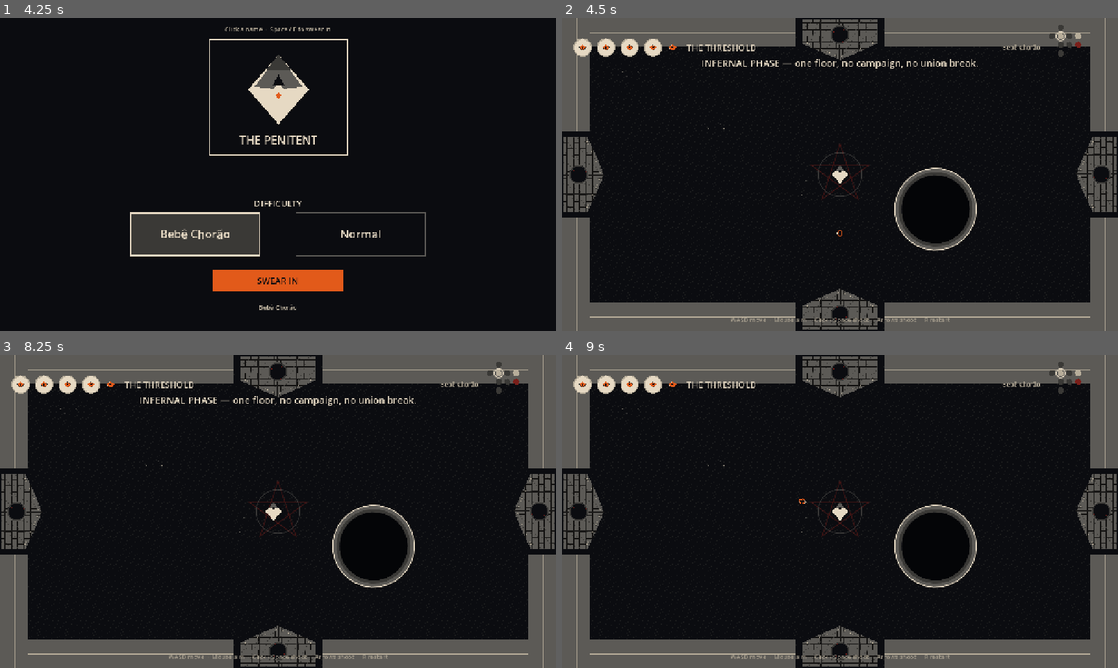
Above: before the commit, frames 1-4 (two rows, left to right).
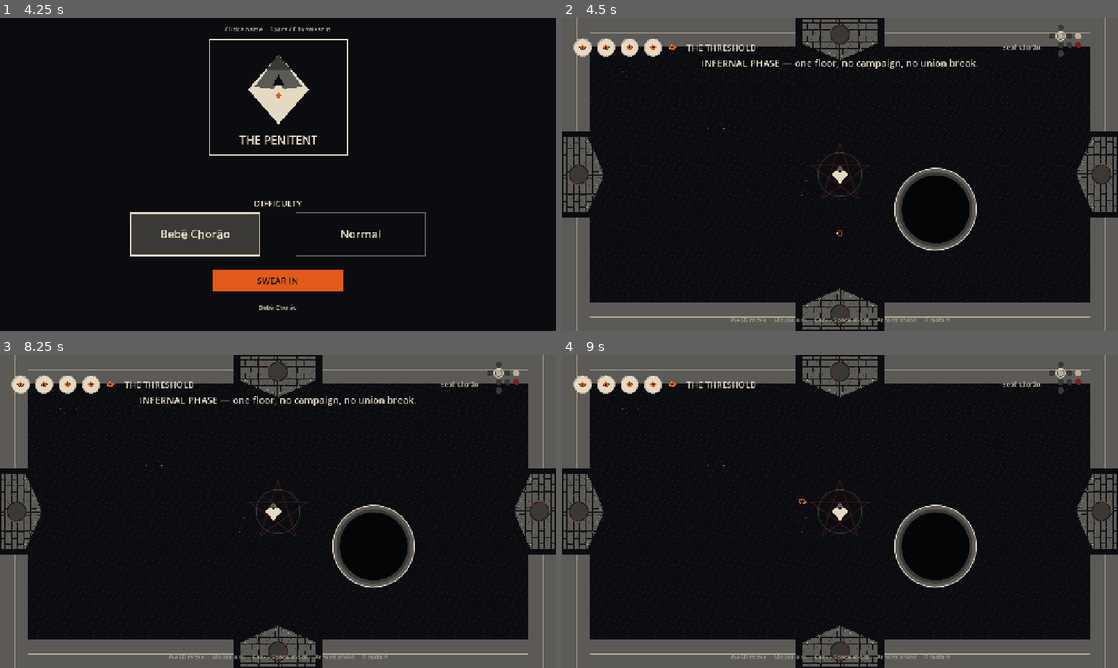
Above: after the commit, the same moments.

Repository: camiloprado/InfernalPhase
Game: Godot game, scene res://scenes/floor.tscn
The game is run twice, just before and just after one commit, with the same random seed, the same clock (stepped at 60 frames per second) and the same inputs.
Inputs (mouse positions are in pixels of both pictures, inside the frame that each line leads up to):
- Up to frame 1 (4.25 s): click "Normal" at 0.5 s; click "Normal" at 1.25 s; click "Caim" at 2 s; click "Lilith" at 2.75 s; click "Bebê Chorão" at 3.5 s
- Up to frame 2 (4.5 s): click "SWEAR IN" at 4.25 s
- Up to frame 3 (8.25 s): tap Enter at 5 s; move the mouse to (400, 495) at 5.02 s; hold D (move_right) 5.03-5.78 s; tap Down (aim_down) at 5.1 s; click (400, 495) at 5.17 s; tap A (move_left) every 0.75 s from 5.75 to 8 s; move the mouse to (166, 527) at 5.77 s; hold S (move_down) 5.78-6.53 s; tap Left (aim_left) at 5.85 s; move the mouse to (333, 442) at 6.52 s; hold D (move_right) 6.53-7.28 s; tap Right (aim_right) at 6.6 s; move the mouse to (250, 574) at 7.27 s; hold W (move_up) 7.28-8.03 s; tap Up (aim_up) at 7.35 s; click (250, 574) at 7.42 s; move the mouse to (444, 558) at 8.02 s; hold A (move_left) from 8.03 s (still down); hold E (interact) from 8.03 s (still down)
- Up to frame 4 (9 s): keep holding A (move_left); tap R (restart) at 8.75 s; move the mouse to (673, 464) at 8.77 s; release E (interact) at 8.78 s; tap Space (shoot) at 8.85 s

Frame 1 is identical in both runs. In frame 2, 0.6% of the frame differs, in the area x 1-99%, y 2-98%; in frame 3, 0.6%; in frame 4, 0.6%.

Commit message:
Kill red-X hearts and Ember-keyhole open door seals.
Hit hearts are Bone disks with Wound rim faults that never cross. Open door seals are the same circular fixture as locked, filled dark Ash with Wound chips and no Ember diamond or Void pupil.

Co-authored-by: camilovgprado21 <camilovgprado21@gmail.com>

Diff:
--- a/scripts/room.gd
+++ b/scripts/room.gd
@@ -528,9 +528,11 @@
 		node.draw_circle(seal_c, seal_r, Palette.EMBER)
 	else:
 		node.draw_circle(seal_c, seal_r + 2.0, Palette.ASH)
-		node.draw_circle(seal_c, seal_r, Palette.VOID_DEEP)
-		node.draw_line(seal_c + Vector2(seal_r * 0.55, -seal_r * 0.35), seal_c + Vector2(seal_r * 0.82, -seal_r * 0.05), Palette.WOUND, 1.5)
-		node.draw_line(seal_c + Vector2(-seal_r * 0.70, seal_r * 0.25), seal_c + Vector2(-seal_r * 0.40, seal_r * 0.55), Palette.WOUND, 1.5)
+		node.draw_circle(seal_c, seal_r, Palette.ASH_MID)
+		# Outer-band Wound faults — same circular seal, cracked, no Ember, no X.
+		for a in [0.48, 1.22, 2.93, 5.45]:
+			var inward := Vector2.from_angle(a)
+			node.draw_line(seal_c + inward * (seal_r * 0.72), seal_c + inward * seal_r, Palette.WOUND, 2.0)
 
 
 func _set_door_blocked(dir: int, blocked: bool) -> void:
--- a/scripts/ui.gd
+++ b/scripts/ui.gd
@@ -174,12 +174,12 @@
 		var r := minf(s.x, s.y) * 0.42
 		match state:
 			HIT:
-				draw_circle(c, r, Palette.BONE_DIM)
-				draw_arc(c, r, 0.0, TAU, 18, Palette.ASH, 1.5, true)
-				# Short rim chips — never a crossing X.
-				draw_line(c + Vector2(r * 0.55, -r * 0.35), c + Vector2(r * 0.82, -r * 0.08), Palette.WOUND, 2.0)
-				draw_line(c + Vector2(-r * 0.75, r * 0.20), c + Vector2(-r * 0.42, r * 0.48), Palette.WOUND, 1.5)
-				draw_line(c + Vector2(-r * 0.18, r * 0.72), c + Vector2(r * 0.12, r * 0.88), Palette.WOUND, 1.5)
+				draw_circle(c, r, Palette.BONE)
+				draw_arc(c, r, 0.0, TAU, 18, Palette.BONE_DIM, 1.5, true)
+				# Outer-band Wound faults only — no diameter, no X.
+				for a in [0.48, 1.22, 2.93, 5.45]:
+					var inward := Vector2.from_angle(a)
+					draw_line(c + inward * (r * 0.72), c + inward * r, Palette.WOUND, 2.2)
 			EMPTY:
 				draw_arc(c, r, 0.0, TAU, 22, Palette.ASH, 2.5, true)
 			_:
Binary file changed: assets/sprites/doors.png
Binary file changed: assets/sprites/hearts.png
Not shown, changed: tools/gen_look_pass.py
